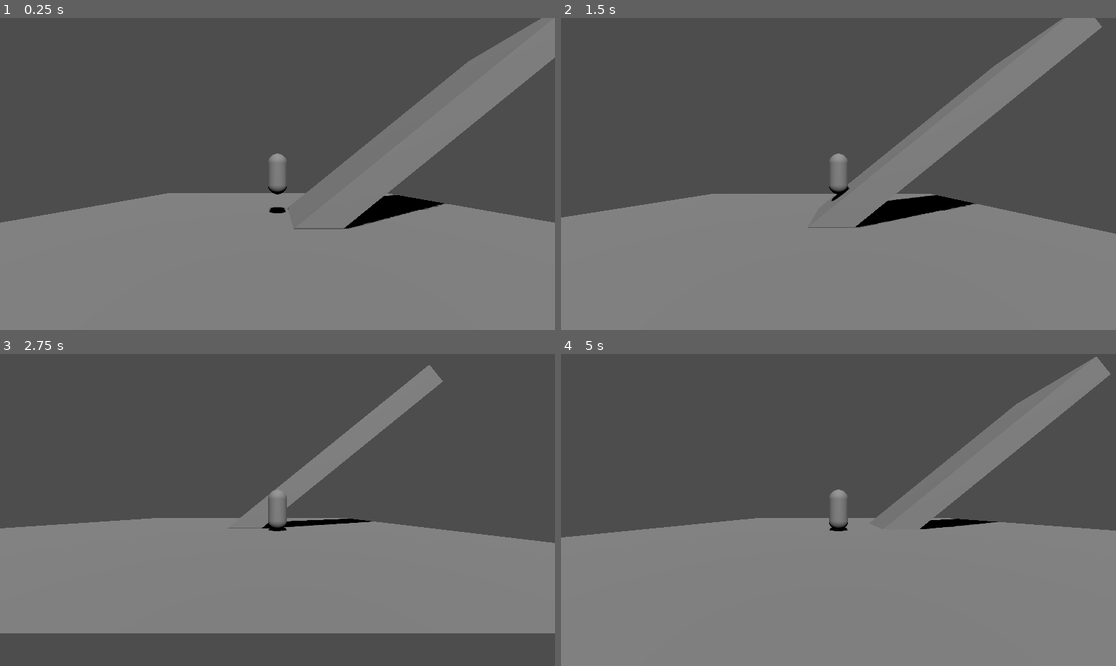
Above: before the commit, frames 1-4 (two rows, left to right).
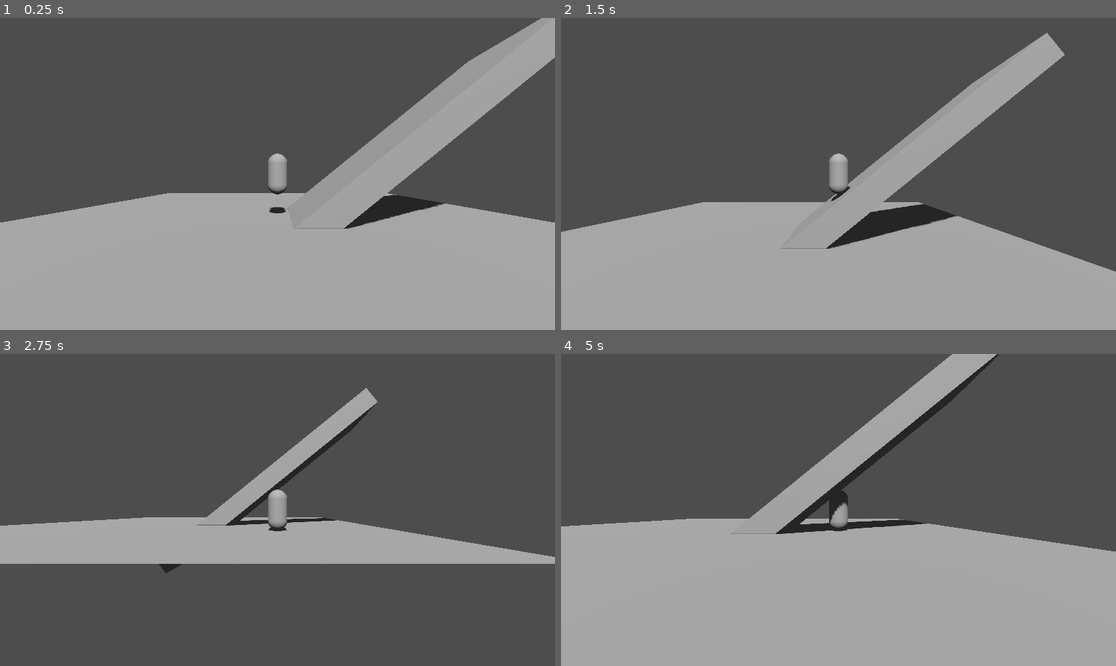
Above: after the commit, the same moments.

Repository: geekazodium/test-3d-project
Game: Godot game, scene res://world/test_scene.tscn
Same seed, same stepped clock (60 frames per second), same inputs: the game is played once before the commit and once after it.
Inputs:
- Up to frame 1 (0.25 s): no input
- Up to frame 2 (1.5 s): hold D (move_right) 0.53-1.28 s; tap Ctrl (sprint) at 0.6, 1.35 s; hold S (move_backward) from 1.28 s (still down)
- Up to frame 3 (2.75 s): release S (move_backward) at 2.03 s; hold D (move_right) from 2.03 s (still down); tap Ctrl (sprint) at 2.1 s
- Up to frame 4 (5 s): release D (move_right) at 2.78 s; hold W (move_forward) 2.78-3.53 s; tap Ctrl (sprint) at 2.85, 3.6, 4.35 s; hold A (move_left) from 3.53 s (still down)

The runs differ from the first frame. In frame 1, 49% of the frame differs, in the area x 0-100%, y 0-100%; in frame 2, 47%; in frame 3, 40%; in frame 4, 57%.

Commit message:
update: a bunch of random stuff and refactoring, not a passing standard but it's whatever, this is a prototype

Diff:
--- /dev/null
+++ b/character_body/UM_character_body_3d.gd
@@ -0,0 +1,33 @@
+@abstract
+## universal movement character body
+extends CharacterBody3D
+class_name UMCharacterBody3D
+
+@export var forced_friction: float = .1;
+
+@export var movement_direction: MovementDirection;
+
+func _physics_process(delta: float) -> void:
+	var force: Vector3 = self.get_gravity();
+
+	var input_direction: Vector2 = self.movement_direction.get_input_xz();
+
+	var ideal_speed: float = self._get_ideal_speed();
+	ideal_speed = max(ideal_speed, input_direction.dot(self._get_top_down_v()));
+	var input_ideal_v: Vector2 = input_direction * ideal_speed;
+	var input_force: Vector2 = input_ideal_v - self._get_top_down_v();
+	input_force *= self._get_input_force_strength();
+	force += -self.velocity * self.forced_friction;
+	force.x += input_force.x;
+	force.z += input_force.y;
+	self.velocity += force * delta;
+	self.move_and_slide();
+
+func _get_top_down_v() -> Vector2:
+	return Vector2(self.velocity.x,self.velocity.z);
+
+@abstract
+func _get_ideal_speed() -> float;
+
+@abstract
+func _get_input_force_strength() -> float;
--- /dev/null
+++ b/character_body/movement_direction.gd
@@ -0,0 +1,6 @@
+@abstract
+extends Node
+class_name MovementDirection
+
+@abstract
+func get_input_xz() -> Vector2;
--- /dev/null
+++ b/character_body/player_movement_direction.gd
@@ -0,0 +1,17 @@
+extends MovementDirection
+
+@export var input_yaw_src: Node3D;
+
+const FORWARD_INPUT: StringName = "move_forward";
+const BACKWARD_INPUT: StringName = "move_backward";
+const RIGHT_INPUT: StringName = "move_left";
+const LEFT_INPUT: StringName = "move_right";
+
+func get_input_xz() -> Vector2:
+	var input_direction: Vector2 = Vector2(
+		Input.get_axis("move_forward","move_backward"),
+		Input.get_axis("move_right","move_left")
+	);
+	if input_direction.length_squared() > 1:
+		input_direction = input_direction.normalized();
+	return input_direction.rotated(-input_yaw_src.global_rotation.y + PI/2);
--- a/player/character_body_3d.gd
+++ /dev/null
@@ -1,43 +0,0 @@
-extends CharacterBody3D
-
-@export var move_speed: float = 100;
-@export var sprint_speed: float = 150;
-@export var forced_friction: float = .2;
-@export var input_force_strength: float = 10;
-@export var air_input_force_strength: float = 3;
-@export var input_yaw_src: Node3D;
-
-const FORWARD_INPUT: StringName = "move_forward";
-const BACKWARD_INPUT: StringName = "move_backward";
-const RIGHT_INPUT: StringName = "move_left";
-const LEFT_INPUT: StringName = "move_right";
-
-const SPRINT_INPUT: StringName = "sprint";
-
-func _physics_process(delta: float) -> void:
-	var force: Vector3 = self.get_gravity();
-
-	var input_direction: Vector2 = self.get_input_vec_xz();
-
-	var ideal_speed: float = self.sprint_speed if Input.is_action_pressed(SPRINT_INPUT) else self.move_speed;
-	ideal_speed = max(ideal_speed, input_direction.dot(self._get_top_down_v()));
-	var input_ideal_v: Vector2 = input_direction * ideal_speed;
-	var input_force: Vector2 = input_ideal_v - self._get_top_down_v();
-	input_force *= input_force_strength if self.is_on_floor() else air_input_force_strength;
-	force += -self.velocity * self.forced_friction;
-	force.x += input_force.x;
-	force.z += input_force.y;
-	self.velocity += force * delta;
-	self.move_and_slide();
-
-func get_input_vec_xz() -> Vector2:
-	var input_direction: Vector2 = Vector2(
-		Input.get_axis("move_forward","move_backward"),
-		Input.get_axis("move_right","move_left")
-	);
-	if input_direction.length_squared() > 1:
-		input_direction = input_direction.normalized();
-	return input_direction.rotated(-input_yaw_src.global_rotation.y + PI/2);
-
-func _get_top_down_v() -> Vector2:
-	return Vector2(self.velocity.x,self.velocity.z);
--- /dev/null
+++ b/player/min_safe_margin_camera.gd
@@ -0,0 +1,8 @@
+extends Camera3D
+
+@export var shapecast: ShapeCast3D;
+
+func _process(_delta: float) -> void:
+	self.shapecast.force_shapecast_update();
+	var safe_frac: float = self.shapecast.get_closest_collision_safe_fraction();
+	self.position = shapecast.target_position * safe_frac;
--- /dev/null
+++ b/player/player_character_body.gd
@@ -0,0 +1,14 @@
+extends UMCharacterBody3D
+
+@export var move_speed: float = 5;
+@export var sprint_speed: float = 8;
+@export var input_force_strength: float = 10;
+@export var air_input_force_strength: float = 3;
+
+const SPRINT_INPUT: StringName = "sprint";
+
+func _get_ideal_speed() -> float:
+	return self.sprint_speed if Input.is_action_pressed(SPRINT_INPUT) else self.move_speed;
+
+func _get_input_force_strength() -> float:
+	return self.input_force_strength if self.is_on_floor() else self.air_input_force_strength;
--- a/player/player_character_body.tscn
+++ b/player/player_character_body.tscn
@@ -1,7 +1,9 @@
-[gd_scene load_steps=5 format=3 uid="uid://dkbyhrm8sdsgm"]
+[gd_scene load_steps=8 format=3 uid="uid://dkbyhrm8sdsgm"]
 
-[ext_resource type="Script" uid="uid://blsc41fv81sfd" path="res://player/character_body_3d.gd" id="1_1o5gw"]
+[ext_resource type="Script" uid="uid://bouafuxoorwbn" path="res://player/player_character_body.gd" id="1_gphhd"]
 [ext_resource type="Script" uid="uid://r6g38psoexaf" path="res://player/camera_orbiter.gd" id="2_uvqt2"]
+[ext_resource type="Script" uid="uid://cwpwpp1ucih3c" path="res://player/min_safe_margin_camera.gd" id="3_gphhd"]
+[ext_resource type="Script" uid="uid://0c5e6p8dg6t3" path="res://character_body/player_movement_direction.gd" id="4_nijgw"]
 
 [sub_resource type="CapsuleShape3D" id="CapsuleShape3D_6adnx"]
 radius = 0.4
@@ -11,17 +13,18 @@
 radius = 0.4
 height = 1.7
 
-[node name="PlayerCharacterBody" type="CharacterBody3D" node_paths=PackedStringArray("input_yaw_src")]
-script = ExtResource("1_1o5gw")
-move_speed = 3.0
-sprint_speed = 5.0
-air_input_force_strength = 2.0
-input_yaw_src = NodePath("CameraOrbiter")
+[sub_resource type="SphereShape3D" id="SphereShape3D_rsugj"]
+radius = 0.2
 
-[node name="CollisionShape3D" type="CollisionShape3D" parent="."]
+[node name="PlayerCharacterBody" type="CharacterBody3D" node_paths=PackedStringArray("movement_direction")]
+collision_mask = 2
+script = ExtResource("1_gphhd")
+movement_direction = NodePath("MovementDirection")
+
+[node name="CapsuleCollisionShape" type="CollisionShape3D" parent="."]
 shape = SubResource("CapsuleShape3D_6adnx")
 
-[node name="MeshInstance3D" type="MeshInstance3D" parent="."]
+[node name="PlaceholderInstance" type="MeshInstance3D" parent="."]
 mesh = SubResource("CapsuleMesh_6adnx")
 skeleton = NodePath("../..")
 
@@ -31,5 +34,18 @@
 min_pitch = -0.7853981633974483
 max_pitch = 0.7853981633974483
 
-[node name="Camera3D" type="Camera3D" parent="CameraOrbiter"]
+[node name="Camera3D" type="Camera3D" parent="CameraOrbiter" node_paths=PackedStringArray("shapecast")]
 transform = Transform3D(1, 0, 0, 0, 1, 0, 0, 0, 1, 0, 0, 8.5)
+script = ExtResource("3_gphhd")
+shapecast = NodePath("../ShapeCast3D")
+
+[node name="ShapeCast3D" type="ShapeCast3D" parent="CameraOrbiter"]
+enabled = false
+shape = SubResource("SphereShape3D_rsugj")
+target_position = Vector3(0, 0, 8.5)
+max_results = 1
+collision_mask = 2
+
+[node name="MovementDirection" type="Node" parent="." node_paths=PackedStringArray("input_yaw_src")]
+script = ExtResource("4_nijgw")
+input_yaw_src = NodePath("../CameraOrbiter")
--- a/project.godot
+++ b/project.godot
@@ -43,6 +43,10 @@
 ]
 }
 
+[layer_names]
+
+3d_physics/layer_2="World"
+
 [physics]
 
 3d/physics_engine="Jolt Physics"
--- a/world/test_scene.tscn
+++ b/world/test_scene.tscn
@@ -1,10 +1,6 @@
-[gd_scene load_steps=6 format=3 uid="uid://ctxcehauq87a6"]
+[gd_scene load_steps=9 format=3 uid="uid://ctxcehauq87a6"]
 
 [ext_resource type="PackedScene" uid="uid://dkbyhrm8sdsgm" path="res://player/player_character_body.tscn" id="1_0tkqh"]
-
-[sub_resource type="WorldBoundaryShape3D" id="WorldBoundaryShape3D_uhqqe"]
-
-[sub_resource type="PlaneMesh" id="PlaneMesh_uhqqe"]
 
 [sub_resource type="BoxShape3D" id="BoxShape3D_uhqqe"]
 size = Vector3(15, 1, 4)
@@ -12,30 +8,60 @@
 [sub_resource type="BoxMesh" id="BoxMesh_uhqqe"]
 size = Vector3(15, 1, 4)
 
+[sub_resource type="WorldBoundaryShape3D" id="WorldBoundaryShape3D_uhqqe"]
+
+[sub_resource type="PlaneMesh" id="PlaneMesh_uhqqe"]
+
+[sub_resource type="NavigationMesh" id="NavigationMesh_0tkqh"]
+vertices = PackedVector3Array(-1.2833967, -2.8886714, -1.5, -1.2833967, -2.8886714, 1.5, 9.466603, 5.8613286, 1.5, 9.466603, 5.8613286, -1.5)
+polygons = [PackedInt32Array(3, 2, 0), PackedInt32Array(0, 2, 1)]
+geometry_parsed_geometry_type = 1
+geometry_collision_mask = 2
+geometry_source_geometry_mode = 1
+geometry_source_group_name = &"world_nav_mesh"
+
+[sub_resource type="Environment" id="Environment_ycvsm"]
+ssao_enabled = true
+
+[sub_resource type="CameraAttributesPractical" id="CameraAttributesPractical_yl3ou"]
+
 [node name="Node3D" type="Node3D"]
 
 [node name="CharacterBody3D" parent="." instance=ExtResource("1_0tkqh")]
 
-[node name="StaticBody3D" type="StaticBody3D" parent="."]
+[node name="World" type="Node3D" parent="." groups=["world_nav_mesh"]]
+
+[node name="StaticBody3D2" type="StaticBody3D" parent="World"]
+transform = Transform3D(0.77715695, -0.62930685, 0, 0.62930685, 0.77715695, 0, 0, 0, 1, 4.359934, 0.46970844, 0)
+collision_layer = 2
+
+[node name="CollisionShape3D" type="CollisionShape3D" parent="World/StaticBody3D2"]
+shape = SubResource("BoxShape3D_uhqqe")
+
+[node name="MeshInstance3D" type="MeshInstance3D" parent="World/StaticBody3D2"]
+mesh = SubResource("BoxMesh_uhqqe")
+
+[node name="StaticBody3D" type="StaticBody3D" parent="World"]
 transform = Transform3D(1, 0, 0, 0, 1, 0, 0, 0, 1, 0, -2, 0)
+collision_layer = 2
 
-[node name="CollisionShape3D" type="CollisionShape3D" parent="StaticBody3D"]
+[node name="CollisionShape3D" type="CollisionShape3D" parent="World/StaticBody3D"]
 shape = SubResource("WorldBoundaryShape3D_uhqqe")
 
-[node name="MeshInstance3D2" type="MeshInstance3D" parent="StaticBody3D"]
+[node name="MeshInstance3D2" type="MeshInstance3D" parent="World/StaticBody3D"]
 transform = Transform3D(10, 0, 0, 0, 10, 0, 0, 0, 10, 0, 0, 0)
 mesh = SubResource("PlaneMesh_uhqqe")
-skeleton = NodePath("../..")
+skeleton = NodePath("../../..")
 
 [node name="DirectionalLight3D" type="DirectionalLight3D" parent="."]
 transform = Transform3D(1, 0, 0, 0, 0.6708927, 0.74155444, 0, -0.74155444, 0.6708927, 0, 0, 0)
 shadow_enabled = true
 
-[node name="StaticBody3D2" type="StaticBody3D" parent="."]
-transform = Transform3D(0.77715695, -0.62930685, 0, 0.62930685, 0.77715695, 0, 0, 0, 1, 4.359934, 0.46970844, 0)
+[node name="NavigationRegion3D" type="NavigationRegion3D" parent="." groups=["world_nav_mesh"]]
+navigation_mesh = SubResource("NavigationMesh_0tkqh")
 
-[node name="CollisionShape3D" type="CollisionShape3D" parent="StaticBody3D2"]
-shape = SubResource("BoxShape3D_uhqqe")
+[node name="WorldEnvironment" type="WorldEnvironment" parent="."]
+environment = SubResource("Environment_ycvsm")
+camera_attributes = SubResource("CameraAttributesPractical_yl3ou")
 
-[node name="MeshInstance3D" type="MeshInstance3D" parent="StaticBody3D2"]
-mesh = SubResource("BoxMesh_uhqqe")
+[node name="CharacterBody3D2" type="CharacterBody3D" parent="."]
Renamed: player/character_body_3d.gd.uid -> character_body/UM_character_body_3d.gd.uid
Not shown, added: character_body/movement_direction.gd.uid
Not shown, added: character_body/player_movement_direction.gd.uid
Not shown, added: player/min_safe_margin_camera.gd.uid
Not shown, added: player/player_character_body.gd.uid
